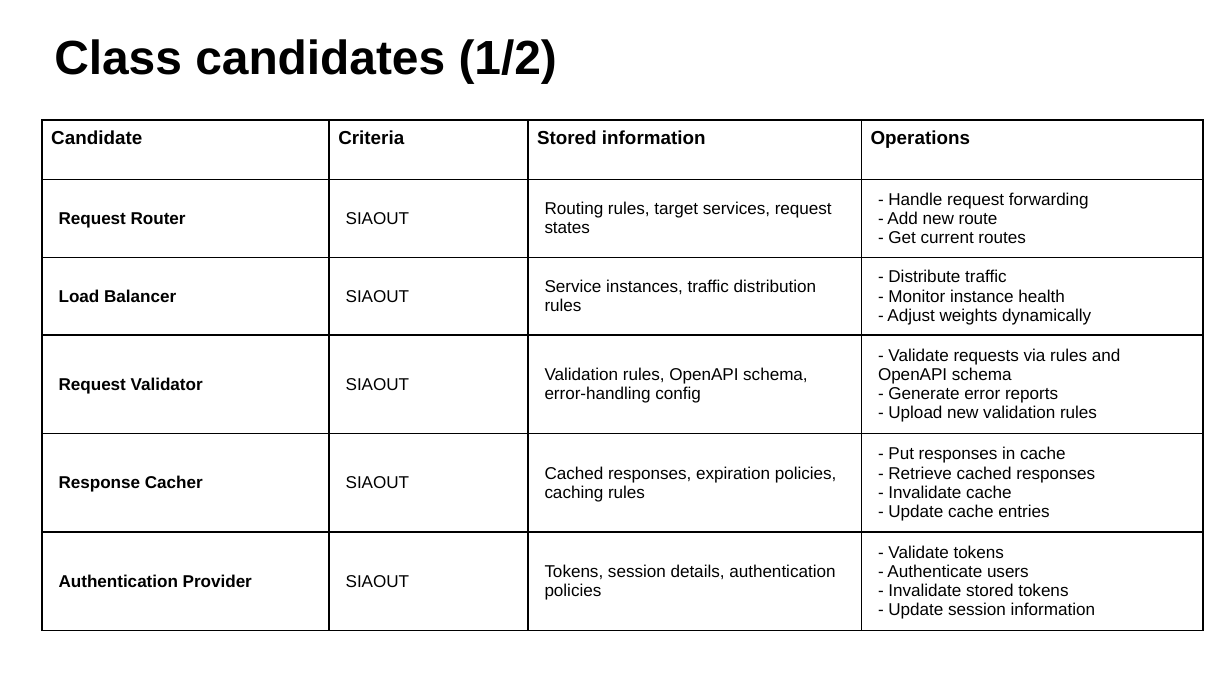
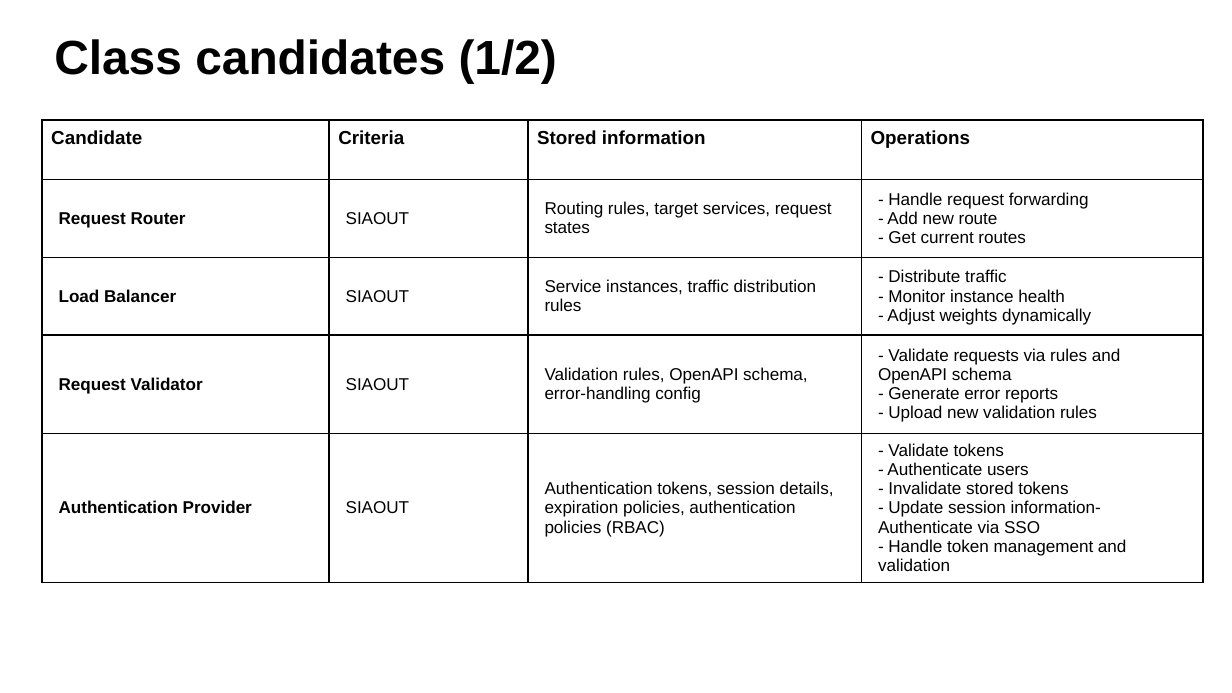
Before and after one commit to fanglores/Advanced-Software-Design, a slide deck: slide 4 of PracticeTasks/Task_5/K8C_DomainModeling_Task5.pptx. Drawn at 1232x693 pixels with LibreOffice and Linux fonts; fonts in the diff are those of the drawing. Boxes give left, top, right and bottom in pixels: in the first picture for what was removed or moved away, otherwise in the second. Text is boxed around its words. In the diff, an @@ line names an element or a change of style, - is before the commit and + after.

```diff
--- a/PracticeTasks/Task_5/K8C_DomainModeling_Task5.pptx
+++ b/PracticeTasks/Task_5/K8C_DomainModeling_Task5.pptx
@@ table at [42, 120, 1202, 593] @@
-row 5: Response Cacher | SIAOUT | Cached responses, expiration policies, caching rules | - Put responses in cache - Retrieve cached responses - Invalidate cache - Update cache entries
-row 6: Authentication Provider | SIAOUT | Tokens, session details, authentication policies | - Validate tokens - Authenticate users - Invalidate stored tokens - Update session information
+row 5: Authentication Provider | SIAOUT | Authentication tokens, session details, expiration policies, authentication policies (RBAC) | - Validate tokens - Authenticate users - Invalidate stored tokens - Update session information- Authenticate via SSO - Handle token management and validation
```
Also in this commit, not shown: 1 other slide changed, 2 other files.
